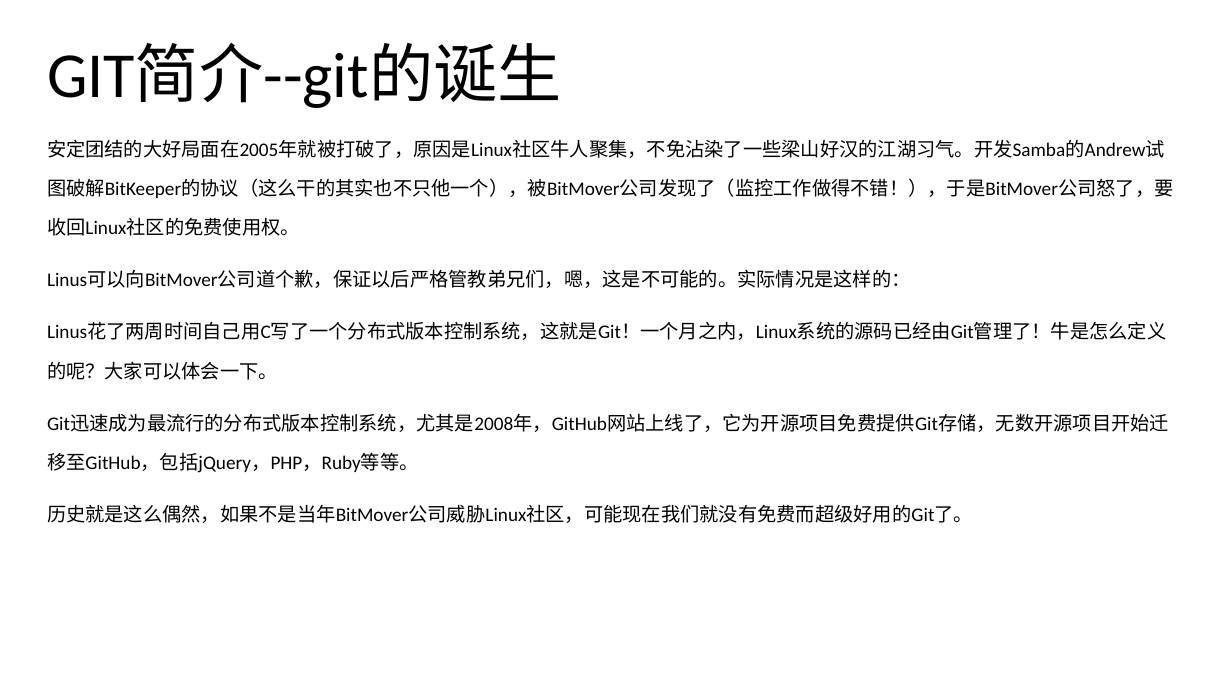
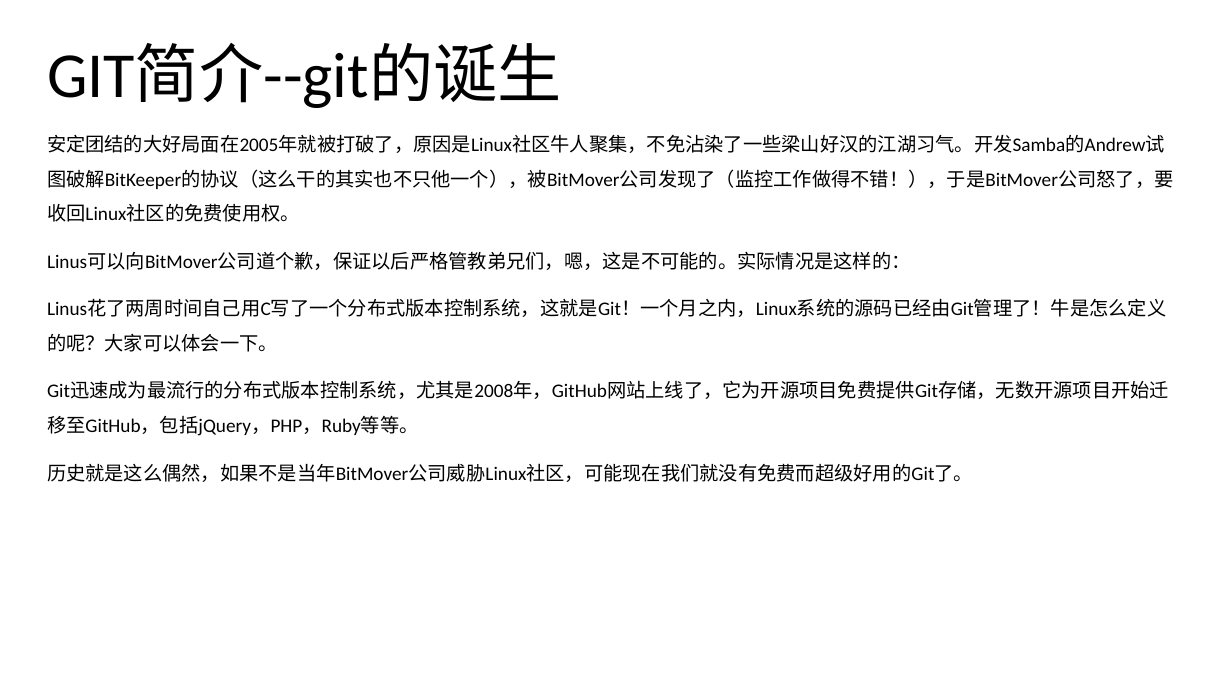
Before and after one commit to noprom/shandong, a slide deck: slide 6 of doc/ppt/git.pptx. Drawn at 1232x693 pixels with LibreOffice and Linux fonts; fonts in the diff are those of the drawing. Boxes give left, top, right and bottom in pixels: in the first picture for what was removed or moved away, otherwise in the second. Text is boxed around its words. In the diff, an @@ line names an element or a change of style, - is before the commit and + after.

```diff
--- a/doc/ppt/git.pptx
+++ b/doc/ppt/git.pptx
@@ subtitle "安定团结的大好局面在2005年就被打破了，原因是Linux社区牛人聚集，不免沾染了一些梁山好汉的江湖习气。开发Samba ..." at <box>47,134,1174,482</box>: line spacing 1.7 to 1.5 @@
```
Also in this commit, not shown: 2 other slides changed, 4 slides added.
